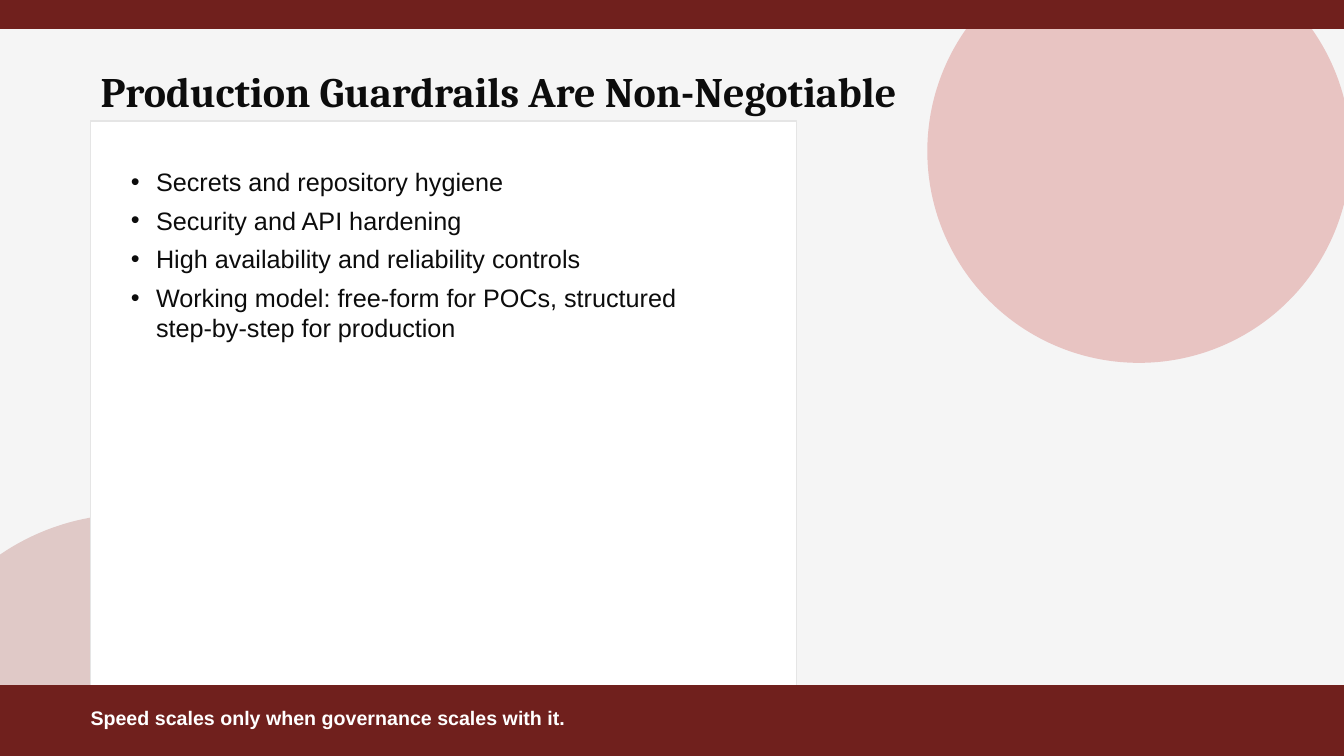
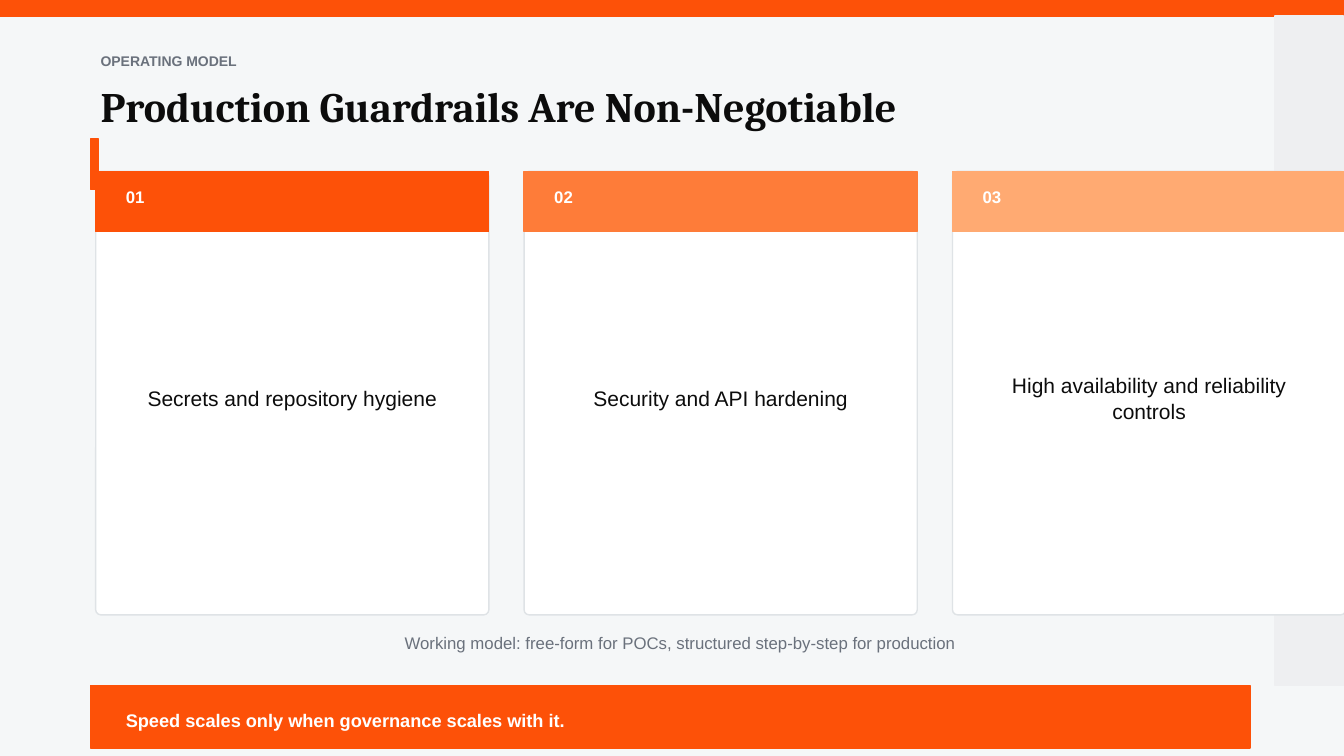
Before and after one commit to sd5969/whats-in-your-wallet, a slide deck: slide 5 of slides/deck.pptx (slide 6 before the commit). Drawn at 1344x756 pixels with LibreOffice and Linux fonts; fonts in the diff are those of the drawing. Boxes give left, top, right and bottom in pixels: in the first picture for what was removed or moved away, otherwise in the second. Text is boxed around its words. In the diff, an @@ line names an element or a change of style, - is before the commit and + after.

```diff
--- a/slides/deck.pptx
+++ b/slides/deck.pptx
@@ rectangle at box(0, 0, 1344, 756): fill #F5F5F5 to #F5F7F8; outline #F5F5F5 1 pt to #F5F7F8 1 pt @@
@@ rectangle: place and size @@
-rectangle at box(0, 0, 1344, 28)
+rectangle at box(0, 0, 1344, 16)
@@ rectangle at box(0, 0, 1344, 16): fill #70201D to #FD5108; outline #70201D 1 pt to #FD5108 1 pt @@
@@ ellipse removed at box(928, 0, 1344, 363) @@
@@ rectangle added at box(1275, 16, 1344, 686), fill #EEEFF1, outline #EEEFF1 1 pt @@
@@ text added at box(101, 56, 236, 66), 10 pt, text #6A717C, bold @@
+OPERATING MODEL
@@ text "Production Guardrails Are Non-Negotiable": place and size @@
-text "Production Guardrails Are Non-Negotiable" at box(101, 77, 897, 117)
+text "Production Guardrails Are Non-Negotiable" at box(101, 92, 897, 132)
@@ rectangle removed at box(91, 121, 797, 686) @@
@@ rectangle added at box(91, 139, 99, 190), fill #FD5108, outline #FD5108 1 pt @@
@@ rounded rectangle added at box(96, 171, 489, 615), fill #FFFFFF, outline #DFE3E6 1 pt @@
@@ rectangle added at box(96, 171, 489, 232), fill #FD5108, outline #FD5108 1 pt @@
@@ text at box(156, 172, 580, 274): paragraphs removed @@
-• Secrets and repository hygiene
-• Security and API hardening
-• High availability and reliability controls
@@ rounded rectangle added at box(524, 171, 918, 615), fill #FFFFFF, outline #DFE3E6 1 pt @@
@@ rectangle added at box(524, 171, 918, 232), fill #FE7C39, outline #FE7C39 1 pt @@
@@ rounded rectangle added at box(953, 171, 1344, 615), fill #FFFFFF, outline #DFE3E6 1 pt @@
@@ rectangle added at box(953, 171, 1344, 232), fill #FFAA72, outline #FFAA72 1 pt @@
@@ text added at box(126, 191, 145, 203), 12 pt, text #FFFFFF, bold @@
+01
@@ text added at box(554, 191, 573, 203), 12 pt, text #FFFFFF, bold @@
+02
@@ text added at box(983, 191, 1002, 203), 12 pt, text #FFFFFF, bold @@
+03
@@ text added at box(1012, 377, 1286, 420), 15 pt, text #0C0C0C @@
+High availability and reliability controls
@@ text added at box(148, 390, 437, 411), 15 pt, text #0C0C0C @@
+Secrets and repository hygiene
@@ text added at box(593, 390, 847, 411), 15 pt, text #0C0C0C @@
+Security and API hardening
@@ ellipse removed at box(0, 514, 363, 756) @@
@@ text "Working model: free-form for POCs, ...": place and size @@
-text "Working model: free-form for POCs, ..." at box(156, 172, 676, 343)
+text "Working model: free-form for POCs, ..." at box(405, 637, 955, 653)
@@ text "Working model: free-form for POCs, ..." at box(405, 637, 955, 653): size 18 to 12 pt, text colour #0C0C0C to #6A717C; alignment left to centre; bullet • to none; less space between paragraphs; vertical alignment top to middle @@
@@ rectangle at box(91, 686, 1250, 748): fill #70201D to #FD5108; outline #70201D 1 pt to #FD5108 1 pt @@
@@ rectangle: place and size @@
-rectangle at box(0, 686, 1344, 756)
+rectangle at box(91, 686, 1250, 748)
@@ text "Speed scales only when governance ...": place and size @@
-text "Speed scales only when governance ..." at box(91, 710, 564, 729)
+text "Speed scales only when governance ..." at box(126, 713, 565, 731)
@@ text "Speed scales only when governance ..." at box(126, 713, 565, 731): size 14 to 13 pt @@
```
Also in this commit, not shown: 6 other slides changed, 1 slide removed, 2 other files.
